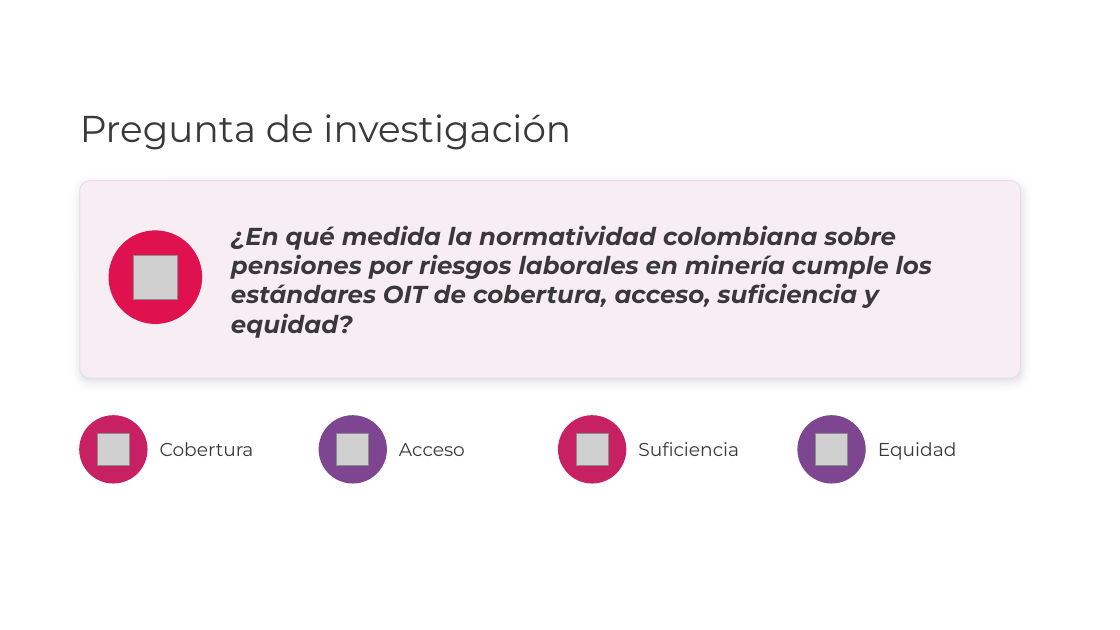
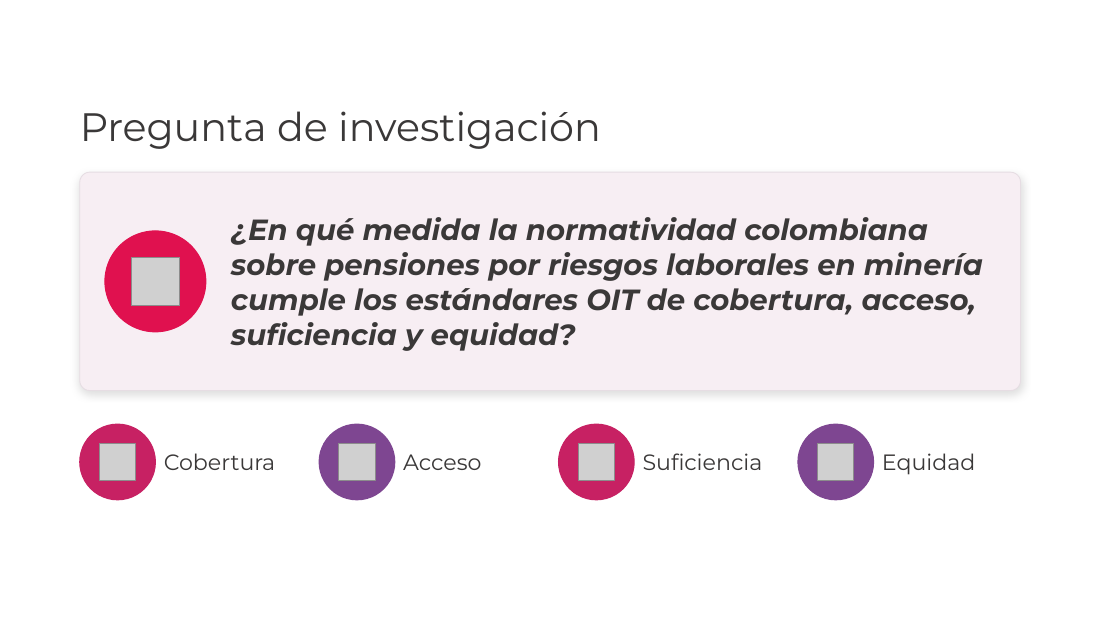
Before and after one commit to davidpinto01222003-jpg/EXTRAPROCESAL, a slide deck: slide 5 of sustentacion/Sustentacion_Pensiones_Riesgos_Laborales_Mineria_UPB.pptx. Drawn at 1120x630 pixels with LibreOffice and Linux fonts; fonts in the diff are those of the drawing; grey boxes stand for pictures; background and template pictures are left out. Boxes give left, top, right and bottom in pixels: in the first picture for what was removed or moved away, otherwise in the second. Text is boxed around its words. In the diff, an @@ line names an element or a change of style, - is before the commit and + after.

```diff
--- a/sustentacion/Sustentacion_Pensiones_Riesgos_Laborales_Mineria_UPB.pptx
+++ b/sustentacion/Sustentacion_Pensiones_Riesgos_Laborales_Mineria_UPB.pptx
@@ text "Pregunta de investigación" at (80, 111, 601, 149): size 32 to 34 pt @@
@@ rounded rectangle: place and size @@
-rounded rectangle at (80, 181, 1021, 378)
+rounded rectangle at (80, 172, 1021, 391)
@@ rounded rectangle at (80, 172, 1021, 391): proportions changed @@
@@ text "¿En qué medida la normatividad ...": place and size @@
-text "¿En qué medida la normatividad ..." at (231, 225, 932, 338)
+text "¿En qué medida la normatividad ..." at (231, 217, 983, 351)
@@ text "¿En qué medida la normatividad ..." at (231, 217, 983, 351): size 21 to 25 pt @@
@@ ellipse: place and size @@
-ellipse at (109, 231, 202, 323)
+ellipse at (105, 231, 206, 332)
@@ picture: place and size @@
-picture at (134, 255, 178, 300)
+picture at (131, 257, 180, 306)
@@ ellipse: place and size @@
-ellipse at (80, 416, 147, 483)
+ellipse at (80, 424, 155, 500)
@@ picture: place and size @@
-picture at (97, 434, 129, 465)
+picture at (99, 444, 135, 480)
@@ text "Cobertura": place and size @@
-text "Cobertura" at (160, 442, 254, 456)
+text "Cobertura" at (164, 453, 276, 470)
@@ ellipse: place and size @@
-ellipse at (319, 416, 386, 483)
+ellipse at (319, 424, 395, 500)
@@ picture: place and size @@
-picture at (337, 434, 369, 465)
+picture at (339, 444, 375, 480)
@@ text "Acceso": place and size @@
-text "Acceso" at (399, 443, 465, 456)
+text "Acceso" at (403, 454, 481, 470)
@@ ellipse: place and size @@
-ellipse at (559, 416, 626, 483)
+ellipse at (559, 424, 634, 500)
@@ picture: place and size @@
-picture at (576, 434, 608, 465)
+picture at (578, 444, 614, 480)
@@ text "Suficiencia": place and size @@
-text "Suficiencia" at (638, 442, 739, 456)
+text "Suficiencia" at (643, 453, 763, 470)
@@ ellipse: place and size @@
-ellipse at (798, 416, 865, 483)
+ellipse at (798, 424, 874, 500)
@@ picture: place and size @@
-picture at (816, 434, 848, 465)
+picture at (818, 444, 854, 480)
@@ size 16 to 19 pt in 4 elements at (164, 453, 276, 470), (403, 454, 481, 470), (643, 453, 763, 470), (882, 453, 975, 475) @@
@@ text "Equidad": place and size @@
-text "Equidad" at (878, 442, 957, 460)
+text "Equidad" at (882, 453, 975, 475)
```
Also in this commit, not shown: 23 other slides changed, 1 slide added, 1 other file.
